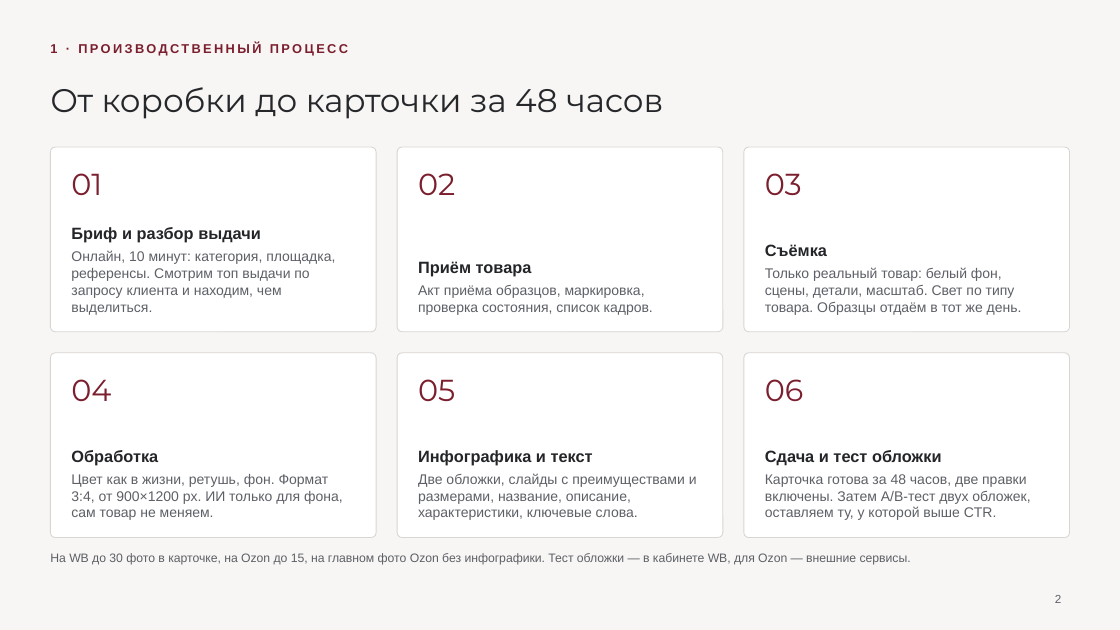
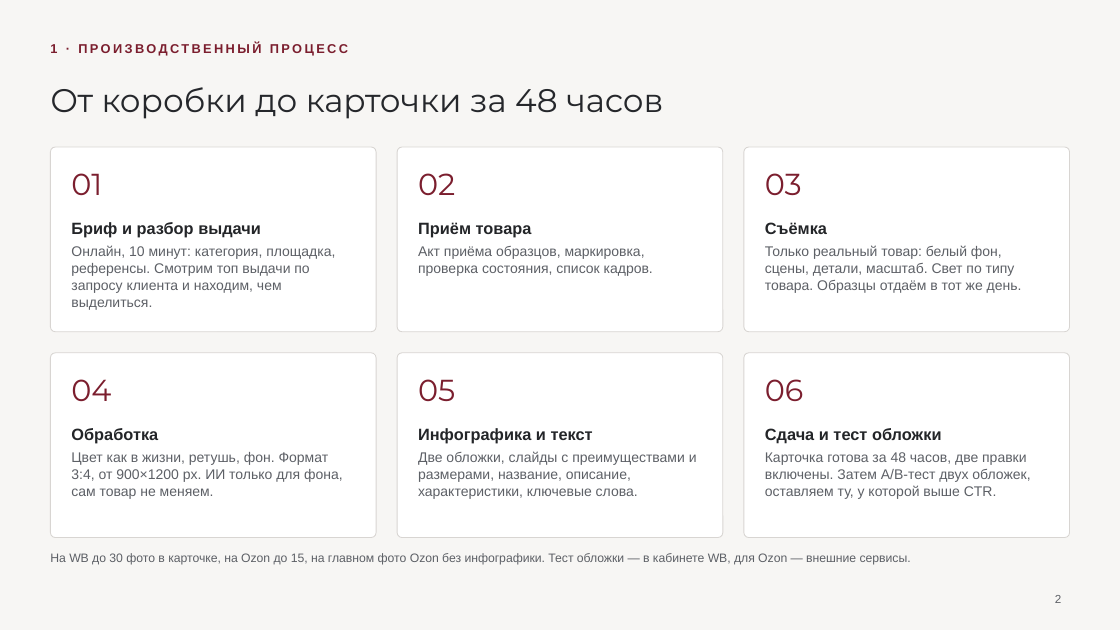
Before and after one commit to frnjuo/brand-photo-studio-, a slide deck: slide 2 of Фотокорпус.pptx. Drawn at 1120x630 pixels with LibreOffice and Linux fonts; fonts in the diff are those of the drawing. Boxes give left, top, right and bottom in pixels: in the first picture for what was removed or moved away, otherwise in the second. Text is boxed around its words. In the diff, an @@ line names an element or a change of style, - is before the commit and + after.

```diff
--- a/Фотокорпус.pptx
+++ b/Фотокорпус.pptx
@@ vertical alignment bottom to top in 6 elements at bbox=[71, 222, 335, 310], bbox=[418, 222, 653, 276], bbox=[765, 222, 1022, 293], bbox=[71, 428, 343, 499], bbox=[418, 428, 697, 499], bbox=[765, 428, 1030, 499] @@
```
Also in this commit, not shown: 4 other slides changed, 1 slide added, 2 slides removed, 1 other file.
